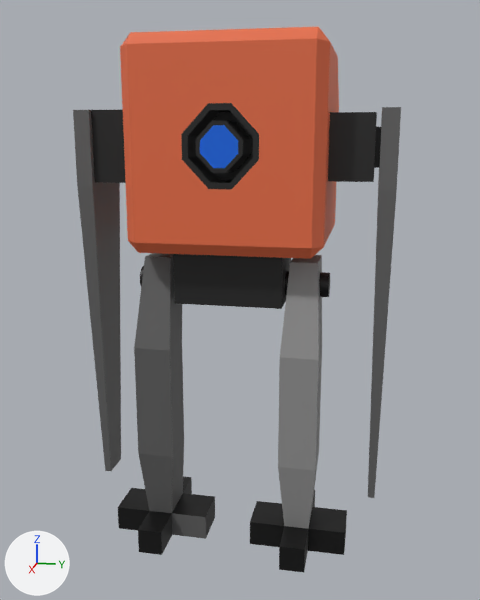
The Blender file works/models/npc/droid_v001.blend: old version first, new version second.
Both versions are drawn from a 50 mm lens placed at (14.2, 2.83, 3.36), pointed at (0.16, 0.02, -0.15). The axes (+X, +Y, +Z) are drawn at lower left. The lights are the same throughout. The older version comes first.

Names of what the first picture shows: 'ArmL', 'ArmR', 'Body', 'LegL', 'LegR' and 1 more.
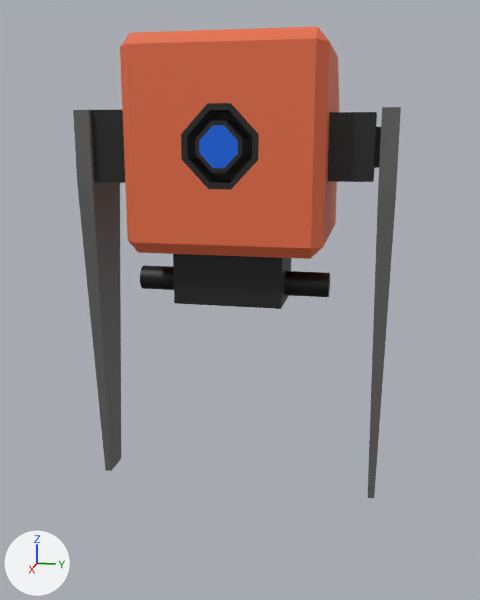
The newer file is also turned or shifted as a whole; pictures and numbers use the older file's frame.

Changed parts and their boxes (x1, y1, x2, y2) in the pictures (480 x 600 px):
```json
{"object": "LegR", "change": "deleted", "before": [118, 253, 215, 555], "faces in mat_metal_001 (dark grey #5b5b5b)": [134, 253, 206, 539], "faces in mat_base_003 (black #000000)": [118, 476, 215, 555]}
{"object": "LegL", "change": "deleted", "before": [250, 255, 347, 573], "faces in mat_metal_002 (grey #8e8e8e)": [278, 255, 322, 529], "faces in mat_base_002 (black #000000)": [250, 490, 347, 573]}
{"object": "Axel", "change": "unchanged, uncovered by the edit", "before": [140, 266, 330, 297], "after": [140, 265, 330, 297]}
```

Edits to the scene script, one JSON object a line:
```json
{"op": "remove", "block": "ob_legr", "code": ["ob_legr = bpy.data.objects.new('LegR', me_cube_001)", "ob_legr.location = (0.65, -1.54, -0.09)", "ob_legr.scale = (0.472, 0.276, 1.0)"]}
{"op": "remove", "block": "ob_legl", "code": ["ob_legl = bpy.data.objects.new('LegL', me_cube_002)", "ob_legl.location = (0.65, 1.51, -0.09)", "ob_legl.scale = (0.472, 0.276, 1.0)"]}
```
